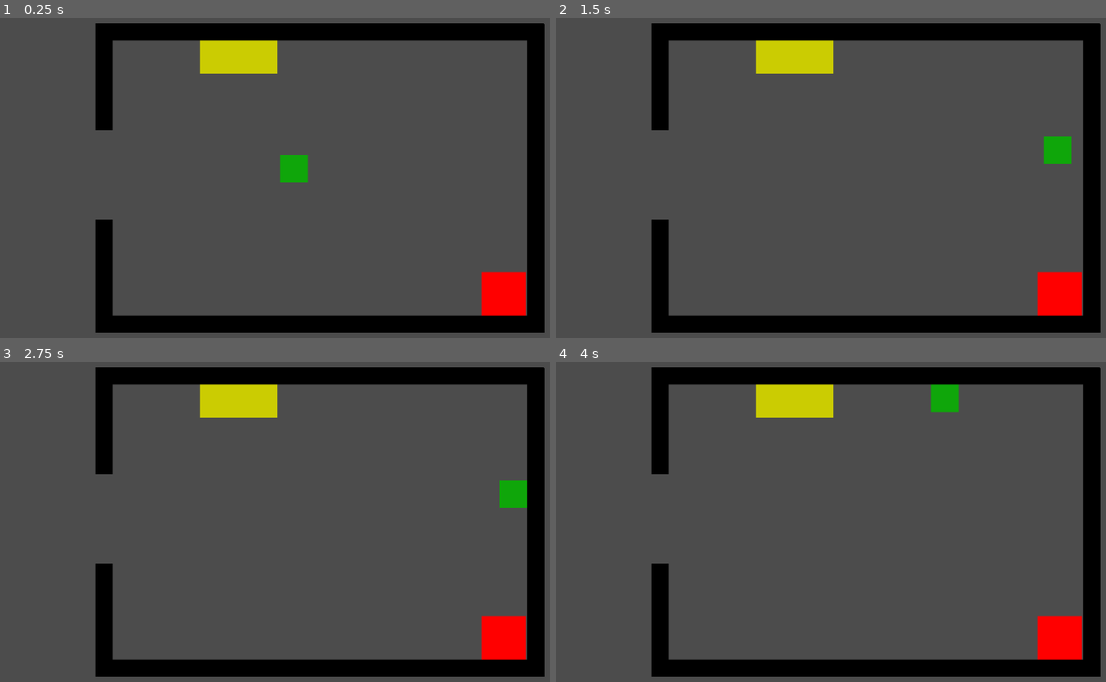
Above: before the commit, frames 1-4 (two rows, left to right).
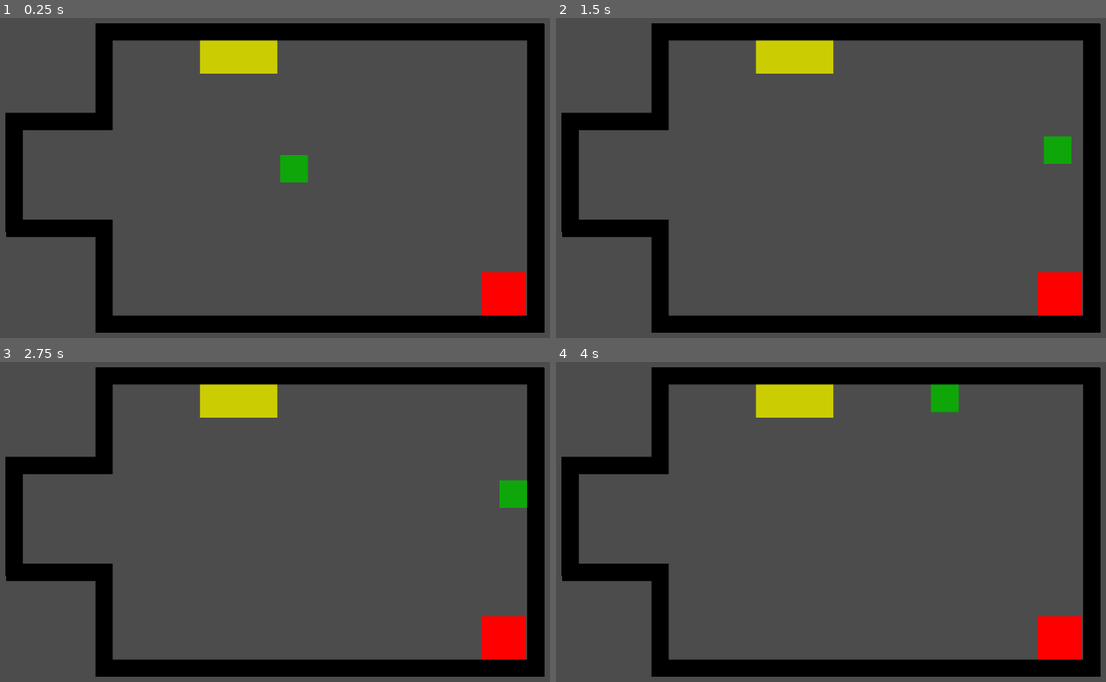
Above: after the commit, the same moments.

Repository: CSCE-482-Thomas-2023Spring/Freakin_Fram_II
Game: Godot game, scene res://Room/closet.tscn
Same seed, same stepped clock (60 frames per second), same inputs: the game is played once before the commit and once after it.
Inputs (mouse positions are in pixels of both pictures, inside the frame that each line leads up to):
- Up to frame 1 (0.25 s): no input
- Up to frame 2 (1.5 s): tap Enter (Enter) at 0.5 s; move the mouse to (1012, 165) at 0.52 s; hold D (move_right) 0.53-1.28 s; tap E (Interact) at 0.6 s; click (1012, 165) at 0.67 s; move the mouse to (715, 206) at 1.27 s; hold Backspace (Backspace) from 1.28 s (still down); tap Up (Arrow Keys) at 1.35 s
- Up to frame 3 (2.75 s): tap E (Interact) at 1.55, 2.3 s; tap Space at 2 s; move the mouse to (368, 438) at 2.02 s; release Backspace (Backspace) at 2.03 s; hold D (move_right) from 2.03 s (still down); tap Delete (Delete) at 2.1 s
- Up to frame 4 (4 s): tap Enter (Enter) at 2.75, 2.85 s; move the mouse to (820, 611) at 2.77 s; release D (move_right) at 2.78 s; hold W (move_up) 2.78-3.53 s; click (820, 611) at 2.92 s; tap E (Interact) at 3.05, 3.6 s; tap Space at 3.5 s; move the mouse to (1067, 592) at 3.52 s; hold A (move_left) from 3.53 s (still down)

The runs differ from the first frame. In frame 1, 2.7% of the frame differs, in the area x 0-18%, y 29-69%; in frame 2, 2.7%; in frame 3, 2.7%; in frame 4, 2.7%.

Commit message:
disable player movement when interacting

Diff:
--- a/Fram Game/Objects/Player.gd
+++ b/Fram Game/Objects/Player.gd
@@ -36,7 +36,7 @@
 	velocity = velocity.normalized() * speed
 
 	# Move player
-	var collision = move_and_collide(velocity * delta)
+	move_and_collide(velocity * delta)
 
 	# Interaction
 	var interactable = get_interactable()
@@ -53,3 +53,13 @@
 		# enable E label
 		$InteractLabel.show()
 		return interactables[0]
+
+func disable():
+	# Disable _process
+	set_physics_process(false)
+	can_move = false
+
+func enable():
+	# Enable _process
+	set_physics_process(true)
+	can_move = true
--- a/Fram Game/Room/closet.gd
+++ b/Fram Game/Room/closet.gd
@@ -1,7 +1,29 @@
 extends Node
+
+# Preload scene types before instancing them
+var dialogueBox = preload("res://DialogueBox/DialogueBox.tscn")
+var terminal = preload("res://Puzzle/puzzleTerminal.tscn")
+
+var source_path = "DefaultMessages/TaskTemplate/"
+func create_box(json_path):
+	var box = dialogueBox.instance()
+	box.get_node("DialogueBox")._set_path(json_path)
+	add_child(box)
+	yield(box, "tree_exited")
 
 func robot_interact():
 	print("Robot interacted")
+	$Player.disable()
+	yield(create_box(source_path + "Interact-TaskStart.json"), "completed")
+	$Player.enable()
 
 func power_box_interact():
 	print("Power box interacted")
+	$Player.disable()
+	yield(create_box(source_path + "Interact-Blocked.json"), "completed")
+	$Player.enable()
+
+func leave_room():
+	print("Leaving closet")
+	get_tree().change_scene("res://Menus/MainMenu.tscn")
+	pass
--- a/Fram Game/Room/closet.tscn
+++ b/Fram Game/Room/closet.tscn
@@ -11,6 +11,9 @@
 
 [sub_resource type="RectangleShape2D" id=2]
 extents = Vector2( 56, 24 )
+
+[sub_resource type="RectangleShape2D" id=3]
+extents = Vector2( 49.75, 61.5 )
 
 [node name="Closet" type="Node"]
 script = ExtResource( 4 )
@@ -63,6 +66,28 @@
 margin_left = -19.0
 margin_right = 135.0
 
+[node name="Wall_W2" parent="." instance=ExtResource( 2 )]
+position = Vector2( 105, 194 )
+
+[node name="ColorRect" parent="Wall_W2" index="0"]
+margin_left = -19.0
+margin_right = 135.0
+
+[node name="Wall_W3" parent="." instance=ExtResource( 2 )]
+position = Vector2( 106, 349 )
+
+[node name="ColorRect" parent="Wall_W3" index="0"]
+margin_left = -19.0
+margin_right = 135.0
+
+[node name="Wall_W4" parent="." instance=ExtResource( 2 )]
+position = Vector2( 86, 348 )
+rotation = -1.57079
+
+[node name="ColorRect" parent="Wall_W4" index="0"]
+margin_left = -19.0
+margin_right = 135.0
+
 [node name="Wall_E" parent="." instance=ExtResource( 2 )]
 position = Vector2( 840, 600 )
 rotation = -1.57079
@@ -85,12 +110,29 @@
 margin_left = 216.0
 margin_right = 864.0
 
+[node name="Exit" type="Area2D" parent="."]
+script = ExtResource( 5 )
+__meta__ = {
+"_edit_group_": true
+}
+node_path = NodePath("..")
+call_method = "leave_room"
+
+[node name="Interact" type="CollisionShape2D" parent="Exit"]
+position = Vector2( 150.25, 283 )
+shape = SubResource( 3 )
+
 [connection signal="body_entered" from="PowerBox" to="PowerBox" method="_on_body_entered"]
 [connection signal="body_exited" from="PowerBox" to="PowerBox" method="_on_body_exited"]
+[connection signal="body_entered" from="Exit" to="Exit" method="_on_body_entered"]
+[connection signal="body_exited" from="Exit" to="Exit" method="_on_body_exited"]
 
 [editable path="Robot"]
 [editable path="Wall_SW"]
 [editable path="Wall_NW"]
+[editable path="Wall_W2"]
+[editable path="Wall_W3"]
+[editable path="Wall_W4"]
 [editable path="Wall_E"]
 [editable path="Wall_N"]
 [editable path="Wall_S"]
Not shown: 1 places in Fram Game/Room/closet.tscn that only renumber resources
